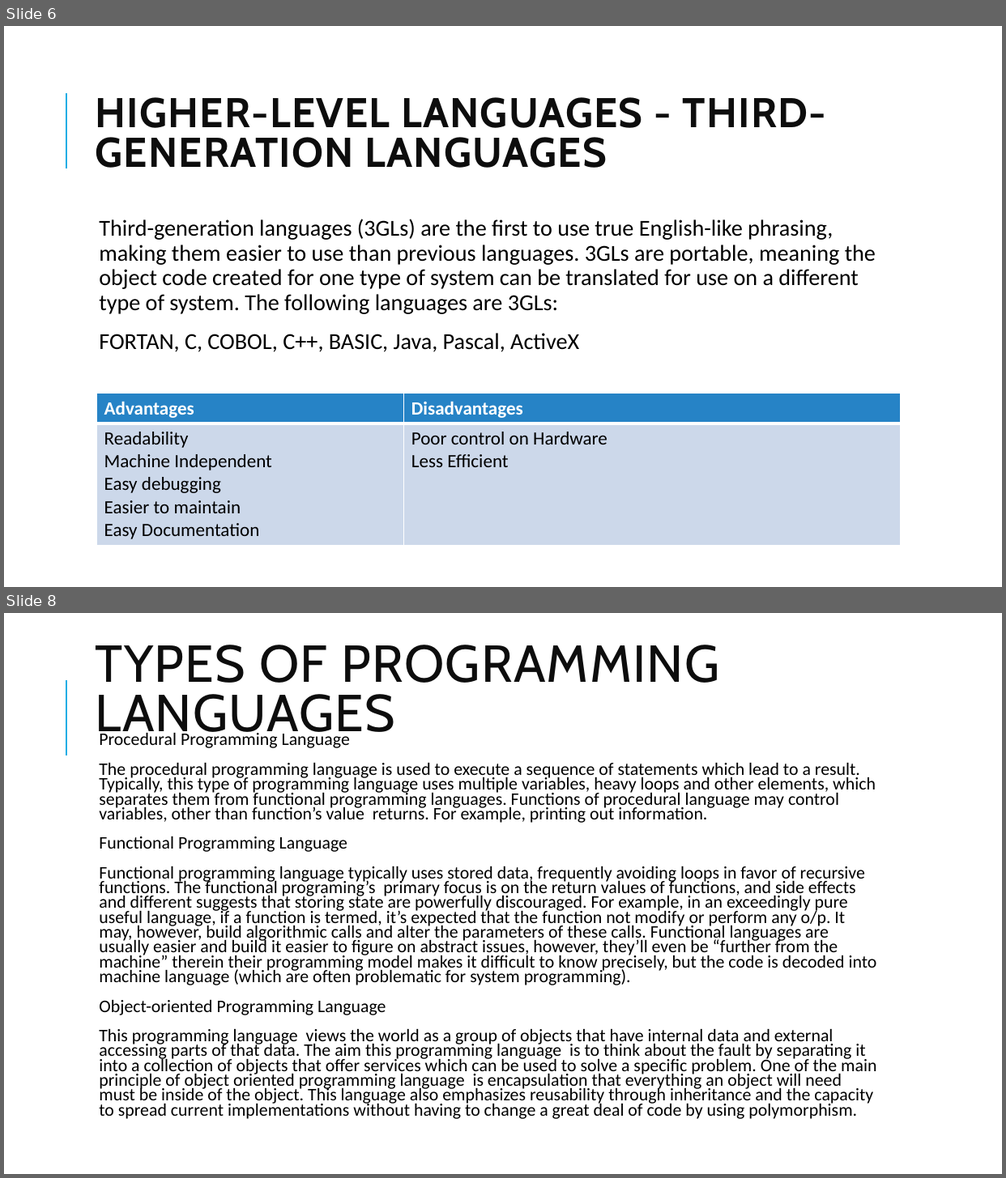
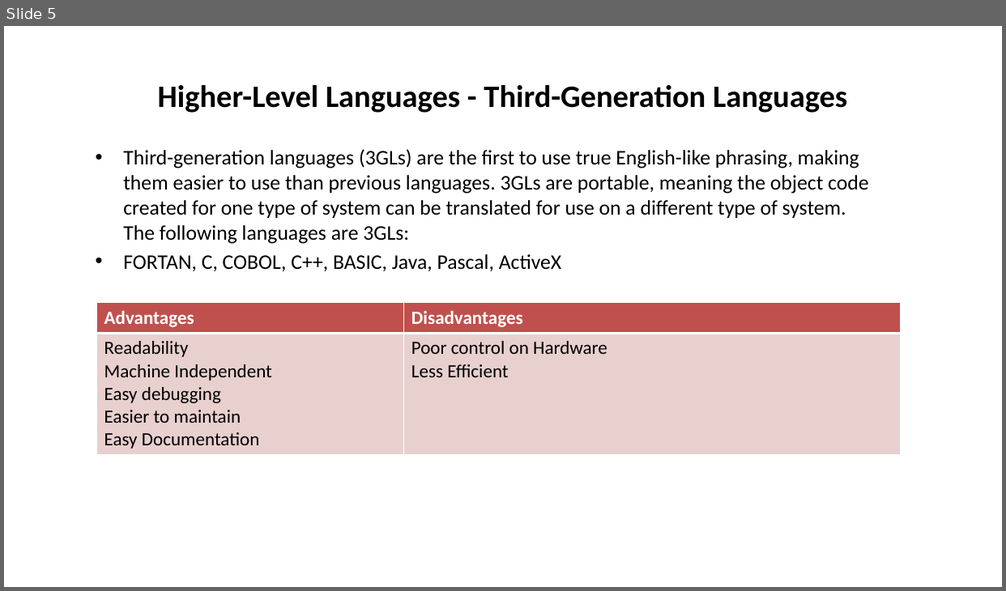
Before and after one commit to mahendra-shinde/JP, a slide deck: ritesh/Evolution and History of Programming Languages.pptx. Shown one above the other, each under a label of ours: slides 6 and 8 before the commit, slide 5 after it; the slides between them are not shown. The pictures are 1006x1178 and 1006x591 pixels, drawn with LibreOffice and Linux fonts; fonts in the diff are those of the drawing. Boxes give left, top, right and bottom in pixels: in the first picture for what was removed or moved away, otherwise in the second. Text is boxed around its words. In the diff, an @@ line names an element or a change of style, - is before the commit and + after.

```diff
--- a/ritesh/Evolution and History of Programming Languages.pptx
+++ b/ritesh/Evolution and History of Programming Languages.pptx
@@ slide 8 removed at bbox=[4, 613, 1002, 1174], background #FFFFFF; not listed: 1 template element that a slide beside it also shows @@
@@ title removed at bbox=[96, 645, 719, 743] @@
-TYPES OF PROGRAMMING LANGUAGES
@@ text removed at bbox=[99, 730, 877, 1119] @@
-  Procedural Programming Language
-  The procedural programming language is used to execute a sequence of statements which lead to a result. Typically, this type of programming language uses multiple variables, heavy loops and other elements, which separates them from functional programming languages. Functions of procedural language may control variables, other than function’s value returns. For example, printing out information.
-  Functional Programming Language
-  Functional programming language typically uses stored data, frequently avoiding loops in favor of recursive functions. The functional programing’s primary focus is on the return values of functions, and side effects and different suggests that storing state are powerfully discouraged. For example, in an exceedingly pure useful language, if a function is termed, it’s expected that the function not modify or perform any o/p. It may, however, build algorithmic calls and alter the parameters of these calls. Functional languages are usually easier and build it easier to figure on abstract issues, however, they’ll even be “further from the machine” therein their programming model makes it difficult to know precisely, but the code is decoded into machine language (which are often problematic for system programming).
-  Object-oriented Programming Language
-  This programming language views the world as a group of objects that have internal data and external accessing parts of that data. The aim this programming language is to think about the fault by separating it into a collection of objects that offer services which can be used to solve a specific problem. One of the main principle of object oriented programming language is encapsulation that everything an object will need must be inside of the object. This language also emphasizes reusability through inheritance and the capacity to spread current implementations without having to change a great deal of code by using polymorphism.
@@ what was slide 6 is now slide 5 @@
@@ slide 5 changed as well @@
@@ line removed from (66, 169) to (66, 93) @@
@@ title at bbox=[158, 85, 847, 113]: text changed; size 40 to 30 pt; font Cabin to Calibri; text colour #0D0D0D to #000000 @@
-HIGHER-LEVEL LANGUAGES - THIRD-GENERATION LANGUAGES
+Higher-Level Languages - Third-Generation Languages
@@ text "Third-generation languages (3GLs) are the ...": place and size @@
-text "Third-generation languages (3GLs) are the ..." at bbox=[99, 219, 876, 352]
+text "Third-generation languages (3GLs) are the ..." at bbox=[123, 149, 868, 271]
@@ text "Third-generation languages (3GLs) are the ..." at bbox=[123, 149, 868, 271]: size 22 to 20 pt; bullet   to •; line spacing 0.9 to 1; less space between paragraphs @@
@@ table at bbox=[97, 303, 900, 453] @@
@@ fill #2683C6 to #C0504D in row 1 @@
@@ fill #CDD9EA to #E8D0D0 in row 2 @@
@@ table: place and size @@
-table at bbox=[97, 394, 900, 544]
+table at bbox=[97, 303, 900, 453]
```
Also in this commit, not shown: 5 other slides changed, 3 slides added, 3 other slides removed.
